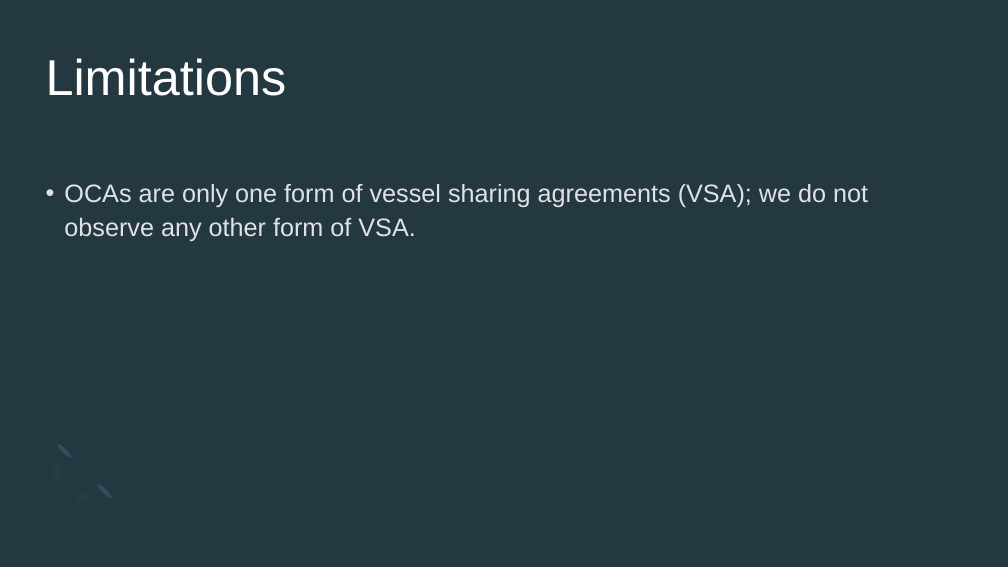
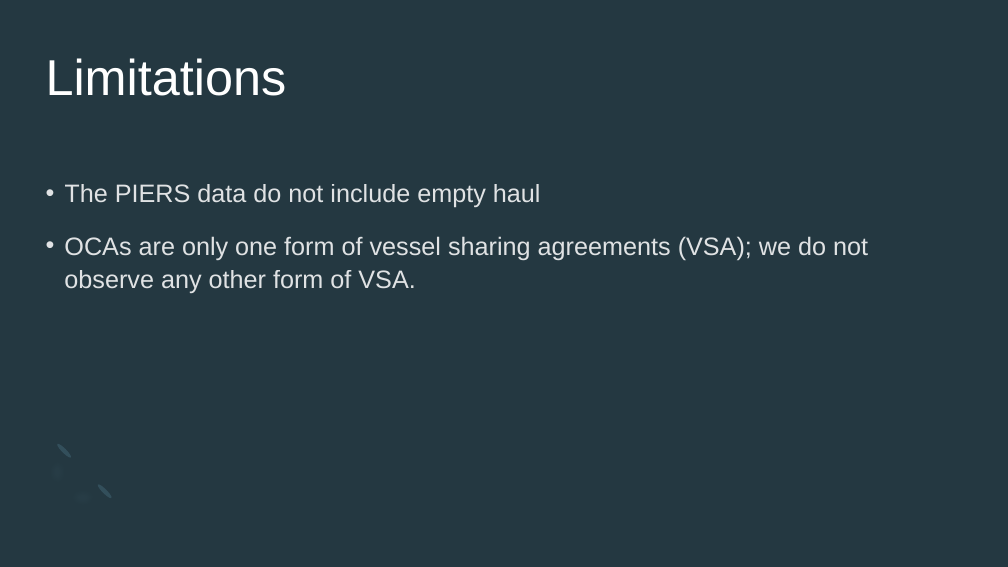
Before and after one commit to epistemetrica/Ocean-Carrier-Alliances-Project, a slide deck: slide 19 of PNREC/PNREC slides.pptx (slide 17 before the commit). Drawn at 1008x567 pixels with LibreOffice and Linux fonts; fonts in the diff are those of the drawing. Boxes give left, top, right and bottom in pixels: in the first picture for what was removed or moved away, otherwise in the second. Text is boxed around its words. In the diff, an @@ line names an element or a change of style, - is before the commit and + after.

```diff
--- a/PNREC/PNREC slides.pptx
+++ b/PNREC/PNREC slides.pptx
@@ text at (64, 184, 541, 208): paragraph added @@
+• The PIERS data do not include empty haul
```
Also in this commit, not shown: 5 other slides changed, 5 slides added, 2 slides removed, 14 other files.
